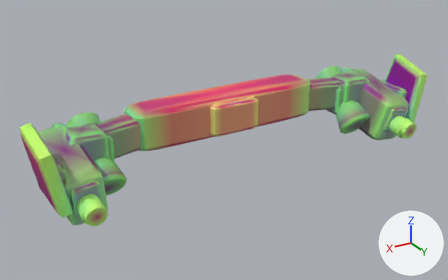
Before and after pictures for a commit that changed the glTF model models/parts/llm_gen_waist_ordnance_043_f7cadb.glb.
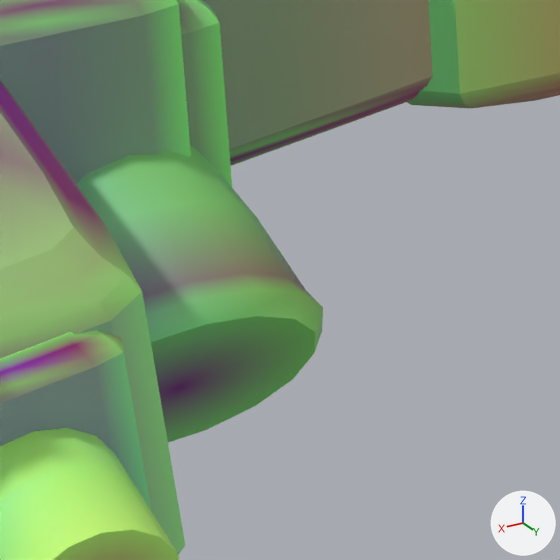
The first picture shows the older version from a 50 mm camera at (50.9, 97.9, 37.8) aimed at (3.0, 18.1, -2.2). The close-ups show the older and then the newer version on the part from 19% to 35% of the width and 49% to 76% of the height of that picture. Only the edits that show in the close-ups are written down. The axes (+X, +Y, +Z) are drawn at lower right. The lights are the same throughout. Vertices at exactly the same position are counted once.

Names of what the first close-up shows: 'adapter_sub_muzzle_collar_dark_2_adapter_dark_r', 'adapter_waist_arm_r', 'adapter_waist_rear_yoke_dark', 'adapter_waist_swivel_r', 'adapter_waist_vernier_mount_dark_7_adapter_dark_r', 'addon_waist_bell_8_vernier_bell_vernier_r', 'beam_muzzle_tube_3_barrel_metal_r', 'cannon_casing_1_crimson_gloss_r', 'muzzle_focus_ring_4_optic_cyan_r'.
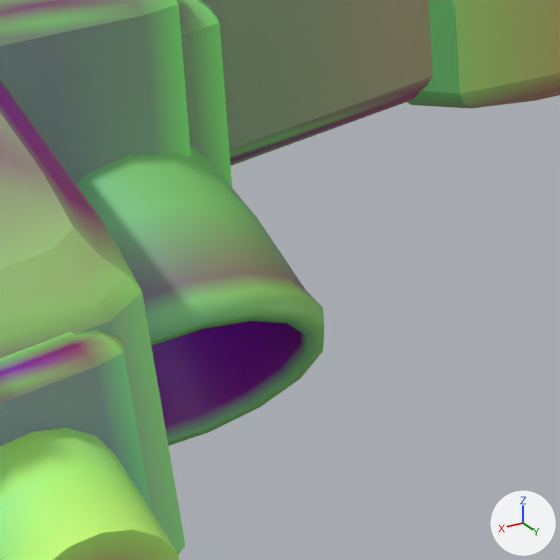
Pixel boxes (x1, y1, x2, y2) of what changed, in the close-ups (560 x 560 px):
'addon_waist_bell_8_vernier_bell_vernier_r', reshaped: before (77, 145, 323, 442); after (77, 145, 324, 446)
part 1 of me_addon_waist_bell_8_vernier_bell_vernier_r, cut back: before (146, 289, 323, 442); after (146, 289, 324, 446)

Edits to the bpy script that builds the scene:
```text
Change me_addon_waist_bell_8_vernier_bell_vernier_r:
    used by ob_addon_waist_bell_8_vernier_bell_vernier_r; location = (0.0, 0.0, 0.0)
    remove me_addon_waist_bell_8_vernier_bell_vernier_r.from_pydata(...)  # 178 vertices, 352 faces; spans x 20.84..27.16, y 13.7..21.81, z -6.74..0.91
    add me_addon_waist_bell_8_vernier_bell_vernier_r.from_pydata(...)  # 273 vertices, 528 faces; spans x 20.84..27.16, y 13.7..21.93, z -6.88..0.91
    me_addon_waist_bell_8_vernier_bell_vernier_r part 1
    17 vertices are removed from x 21.15..26.85, y 18.15..21.81, z -6.74..-2.38
    48 faces are deleted
    98 vertices are added at x 20.96..27.04, y 16.36..21.93, z -6.88..-1.29
    14 new vertices lie (0.0, 0.23, -0.19) away from vertices in x 21.34..26.66, y 18.04..21.46, z -6.4..-2.33
    224 new faces join them
```
